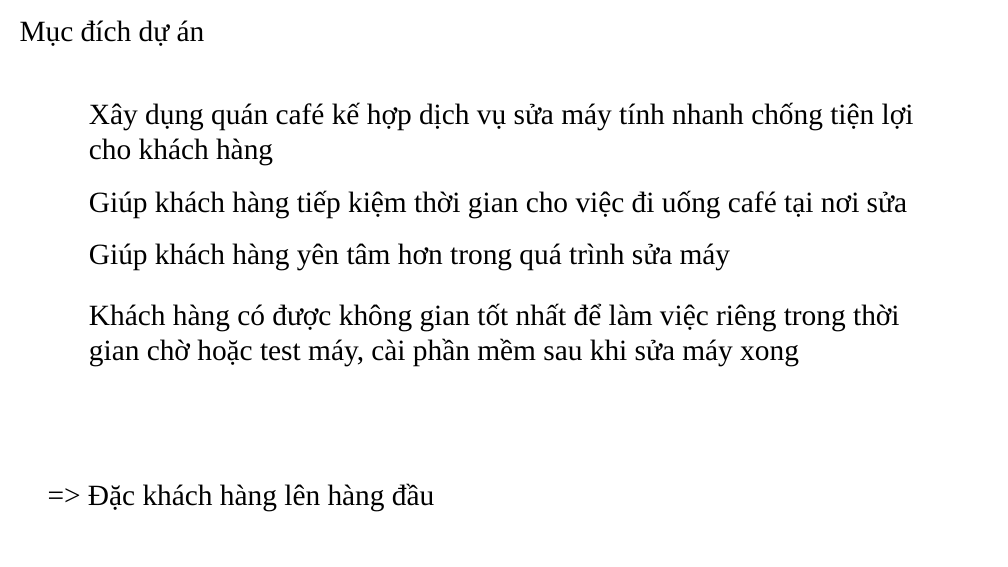
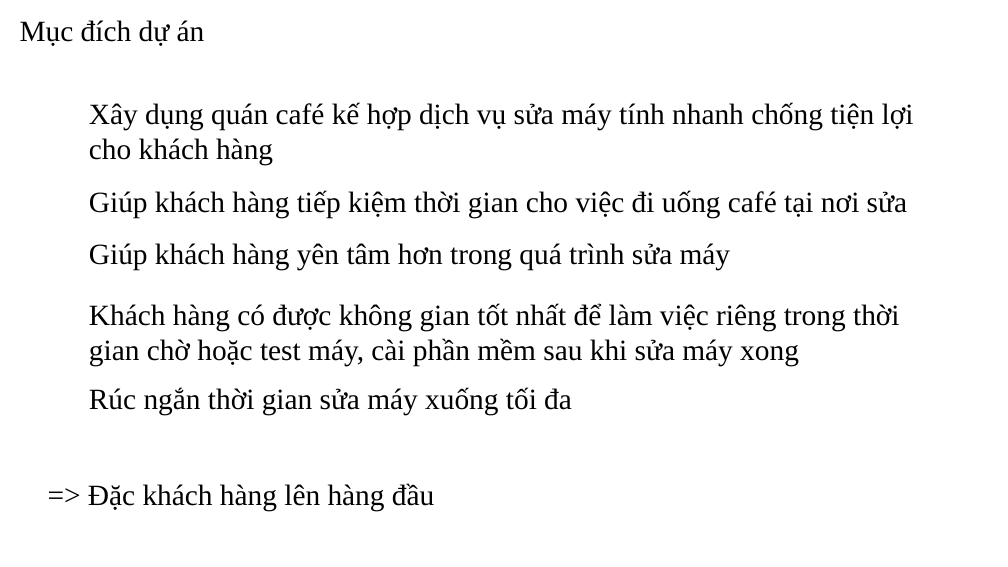
Before and after one commit to aokidai/Sangtaodoimoi, a slide deck: slide 5 of đổi mới sáng tạo.pptx. Drawn at 1008x567 pixels with LibreOffice and Linux fonts; fonts in the diff are those of the drawing. Boxes give left, top, right and bottom in pixels: in the first picture for what was removed or moved away, otherwise in the second. Text is boxed around its words. In the diff, an @@ line names an element or a change of style, - is before the commit and + after.

```diff
--- a/đổi mới sáng tạo.pptx
+++ b/đổi mới sáng tạo.pptx
@@ text added at (x1=89, y1=387, x2=572, y2=415), 28 pt, text #000000 @@
+Rúc ngắn thời gian sửa máy xuống tối đa
```
Also in this commit, not shown: 11 other slides changed, 2 slides removed, 5 other files.
